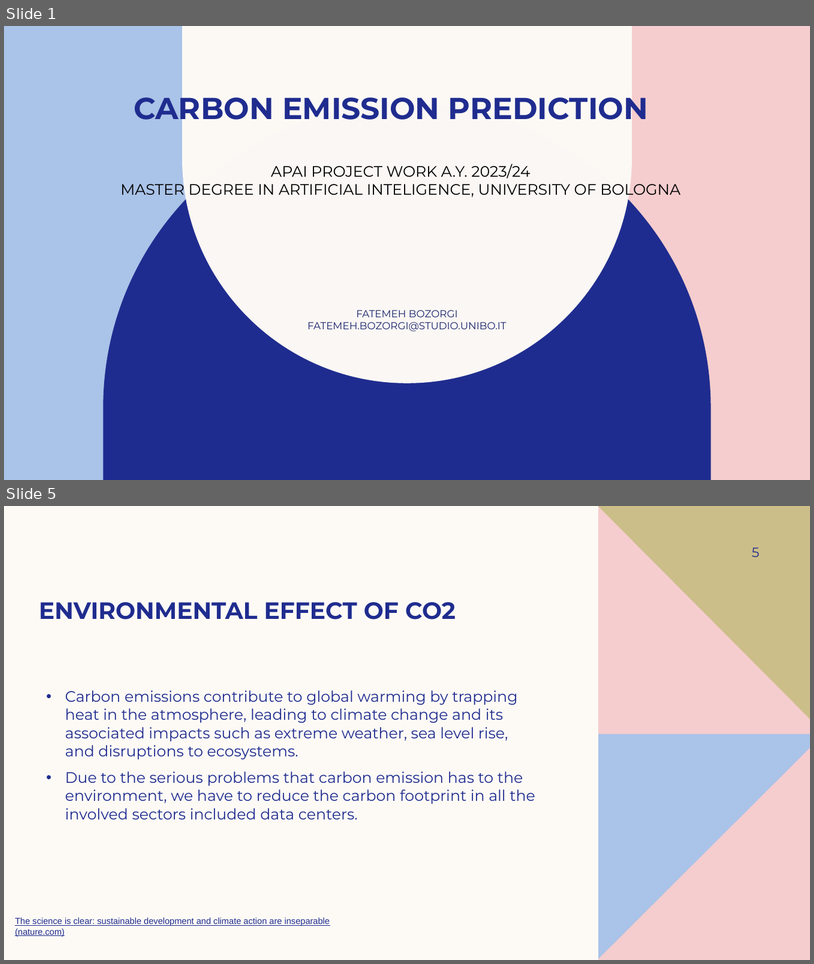
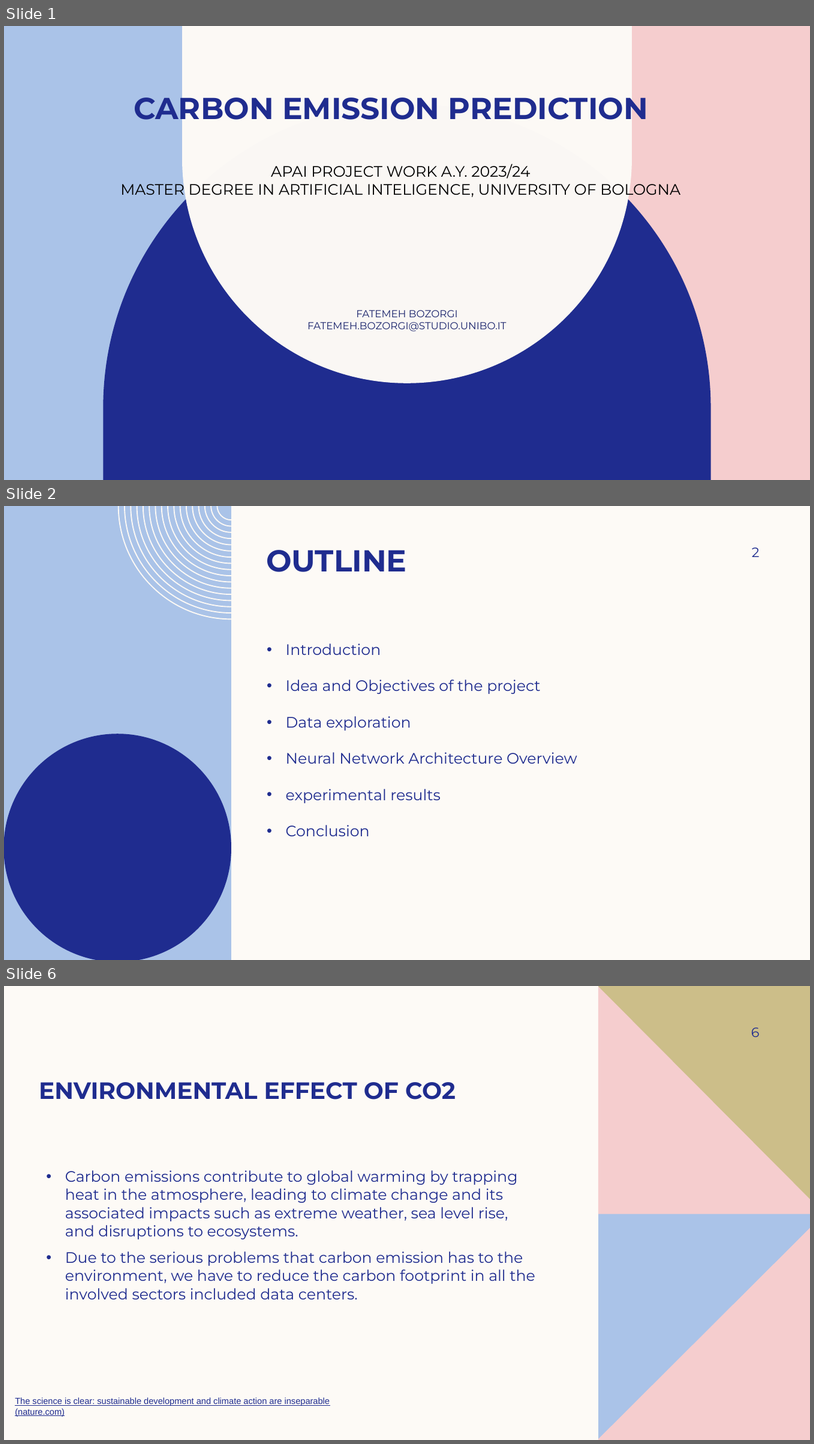
Before and after one commit to Fatemehbozorgi97/Carbon-emission-prediction-, a slide deck: Carbon emission prediction.pptx. Shown one above the other, each under a label of ours: slides 1 and 5 before the commit, slides 1, 2 and 6 after it; the slides between them are not shown. The pictures are 814x964 and 814x1444 pixels, drawn with LibreOffice and Linux fonts; fonts in the diff are those of the drawing; background and template pictures are left out. Boxes give left, top, right and bottom in pixels: in the first picture for what was removed or moved away, otherwise in the second. Text is boxed around its words. In the diff, an @@ line names an element or a change of style, - is before the commit and + after.

```diff
--- a/Carbon emission prediction.pptx
+++ b/Carbon emission prediction.pptx
@@ slide 2 added at box(4, 506, 810, 960), background #FDFAF6 @@
@@ freeform shape added at box(4, 506, 231, 960), fill #AAC3E8 @@
@@ freeform shape added at box(118, 506, 231, 620), fill #FDFAF6 @@
@@ title added at box(266, 550, 407, 572), 36 pt, text #1F2C8F, bold @@
+OUTLINE
@@ page number added at box(752, 547, 760, 557), 16 pt, text #1F2C8F @@
+2
@@ text added at box(286, 643, 578, 836), 18 pt, text #1F2C8F @@
+• Introduction
+• Idea and Objectives of the project
+• Data exploration
+• Neural Network Architecture Overview
+• experimental results
+• Conclusion
@@ freeform shape added at box(4, 733, 231, 960), fill #1F2C8F @@
@@ what was slide 5 is now slide 6 @@
@@ page number at box(752, 1027, 760, 1037): text changed @@
-5
+6
```
Also in this commit, not shown: 10 slides changed, 2 other slides added, 1 slide removed, 2 other files.
